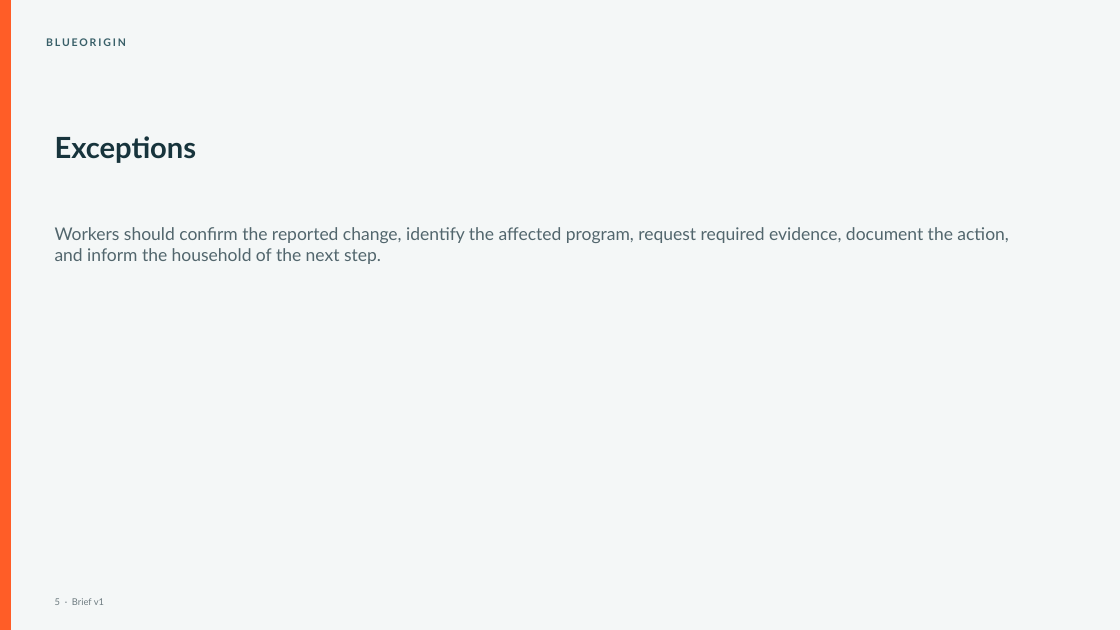
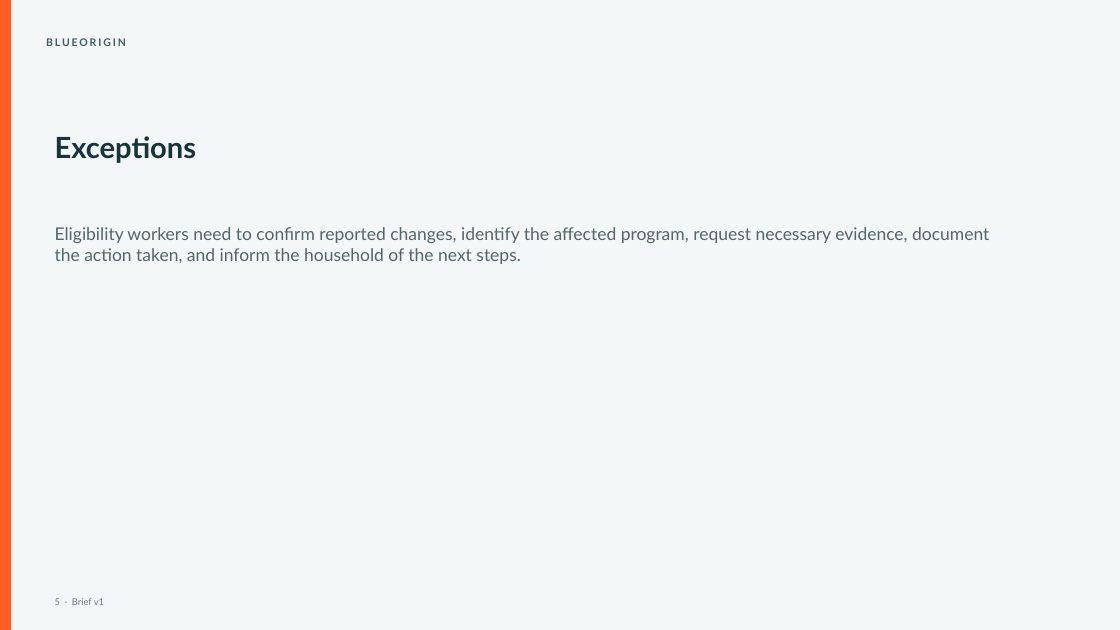
Before and after one commit to soumayseth01/blue-origin, a slide deck: slide 5 of prototype/eligibility-workspace/qa/evidence/notebook-approved-journey/Help-Eligibility-Workers-Explain-Verify-And-Document-presentation.pptx. Drawn at 1120x630 pixels with LibreOffice and Linux fonts; fonts in the diff are those of the drawing. Boxes give left, top, right and bottom in pixels: in the first picture for what was removed or moved away, otherwise in the second. Text is boxed around its words. In the diff, an @@ line names an element or a change of style, - is before the commit and + after.

Commit message:
Add published notebook journey evidence

```diff
--- a/prototype/eligibility-workspace/qa/evidence/notebook-approved-journey/Help-Eligibility-Workers-Explain-Verify-And-Document-presentation.pptx
+++ b/prototype/eligibility-workspace/qa/evidence/notebook-approved-journey/Help-Eligibility-Workers-Explain-Verify-And-Document-presentation.pptx
@@ text at (55, 227, 989, 264): text changed @@
-Workers should confirm the reported change, identify the affected program, request required evidence, document the action, and inform the household of the next step.
+Eligibility workers need to confirm reported changes, identify the affected program, request necessary evidence, document the action taken, and inform the household of the next steps.
```
Also in this commit, not shown: 3 other slides changed, 1 slide added, 22 other files.
